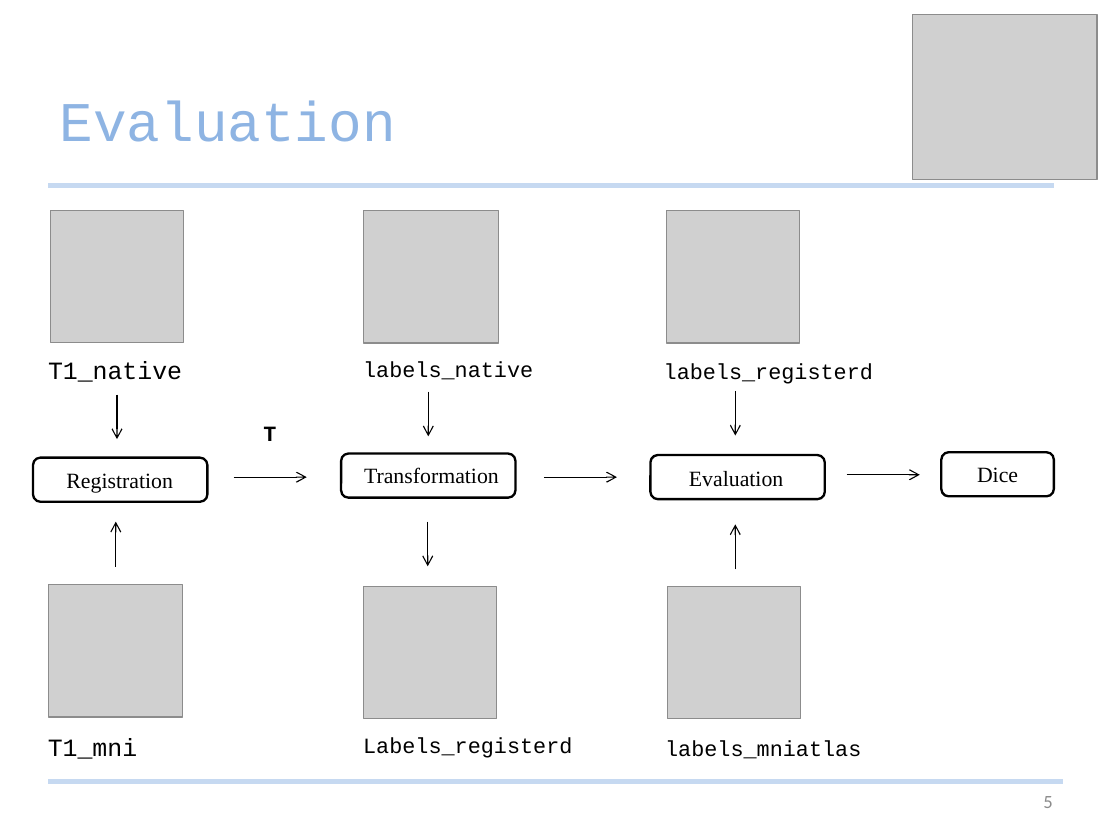
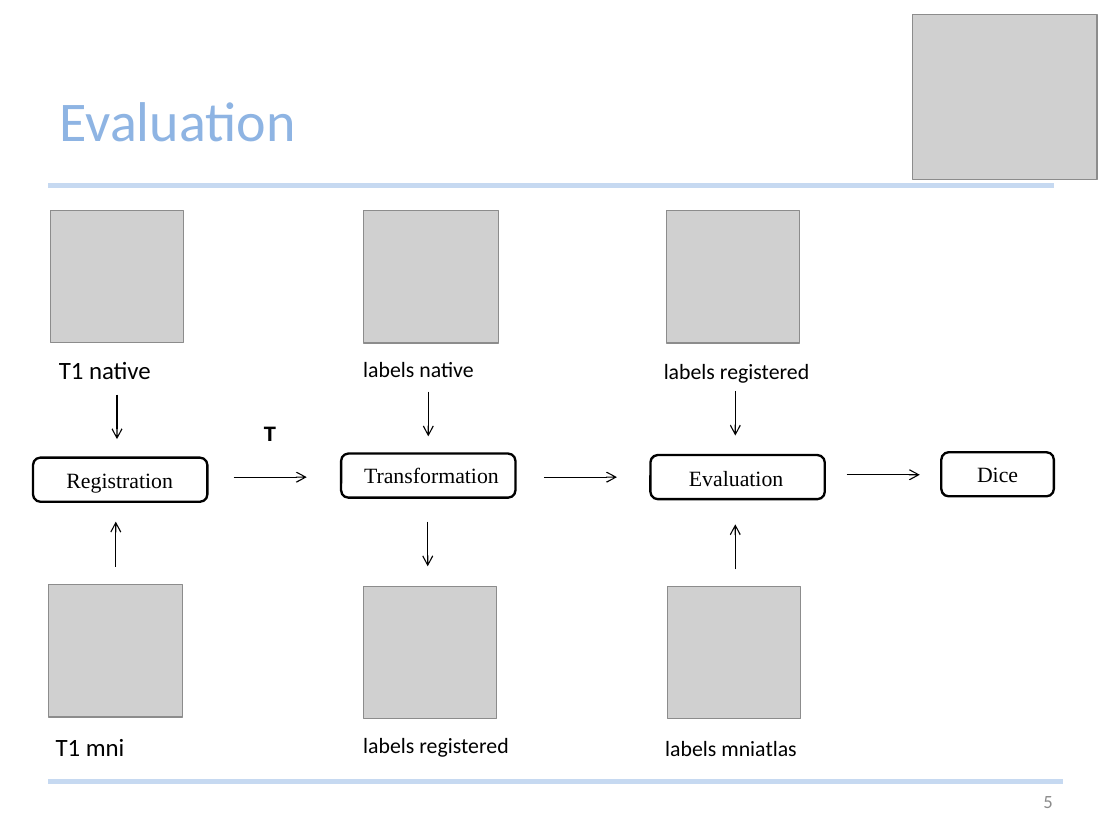
Before and after one commit to Studijacob/MIALab, a slide deck: slide 5 of wd/Documentation/MIALab presentation.pptx. Drawn at 1120x840 pixels with LibreOffice and Linux fonts; fonts in the diff are those of the drawing; grey boxes stand for pictures; background and template pictures are left out. Boxes give left, top, right and bottom in pixels: in the first picture for what was removed or moved away, otherwise in the second. Text is boxed around its words. In the diff, an @@ line names an element or a change of style, - is before the commit and + after.

Commit message:
change the font

```diff
--- a/wd/Documentation/MIALab presentation.pptx
+++ b/wd/Documentation/MIALab presentation.pptx
@@ title "Evaluation" at [60, 102, 296, 142]: font Courier New to Calibri @@
@@ text at [59, 362, 151, 380]: text changed; font Courier New to Calibri @@
-T1_native
+T1 native
@@ text at [363, 362, 473, 377]: text changed; font Courier New to Calibri @@
-labels_native
+labels native
@@ text at [664, 364, 809, 383]: text changed; font Courier New to Calibri @@
-labels_registerd
+labels registered
@@ text at [56, 739, 124, 756]: text changed; font Courier New to Calibri @@
-T1_mni
+T1 mni
@@ text at [363, 738, 508, 757]: text changed; font Courier New to Calibri @@
-Labels_registerd
+labels registered
@@ text at [665, 741, 796, 756]: text changed; font Courier New to Calibri @@
-labels_mniatlas
+labels mniatlas
```
Also in this commit, not shown: 8 other slides changed.
